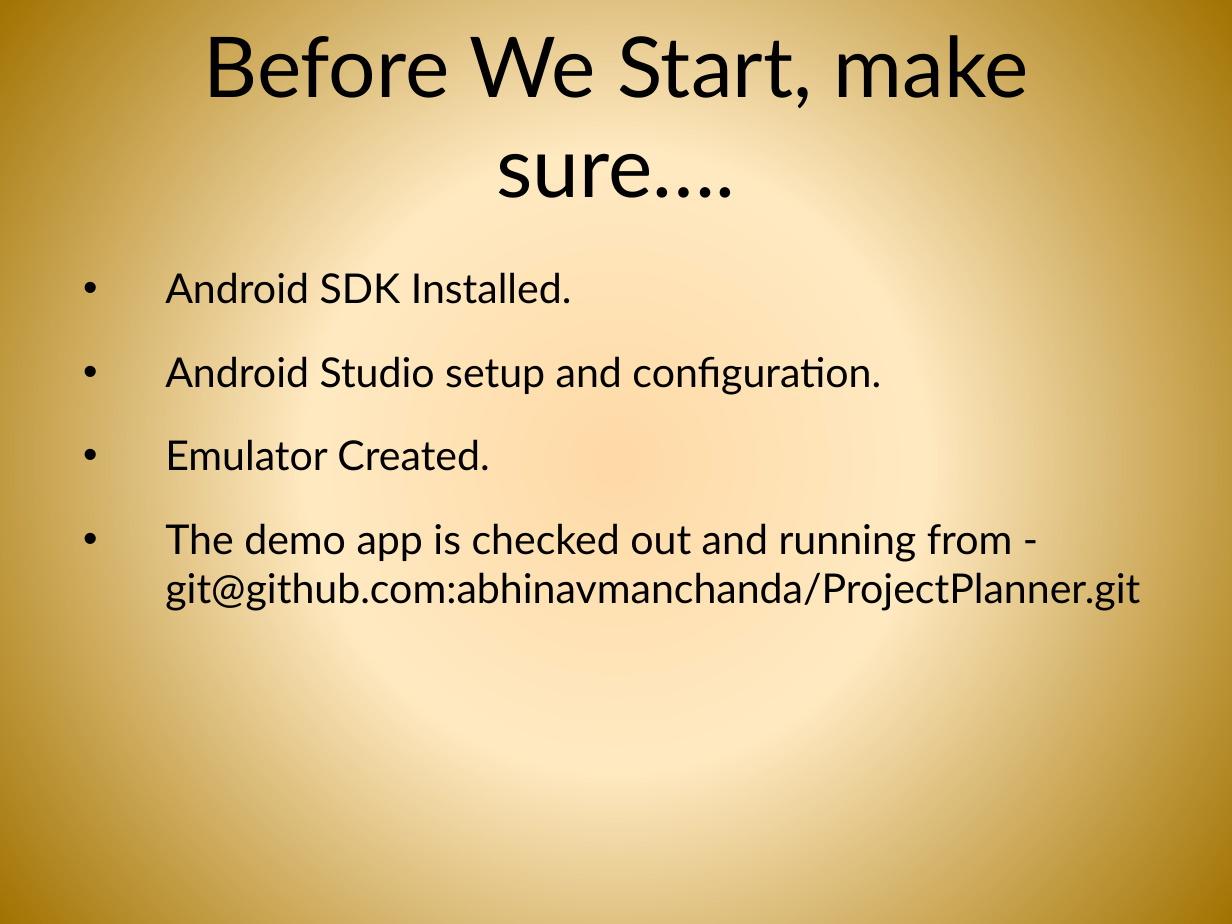
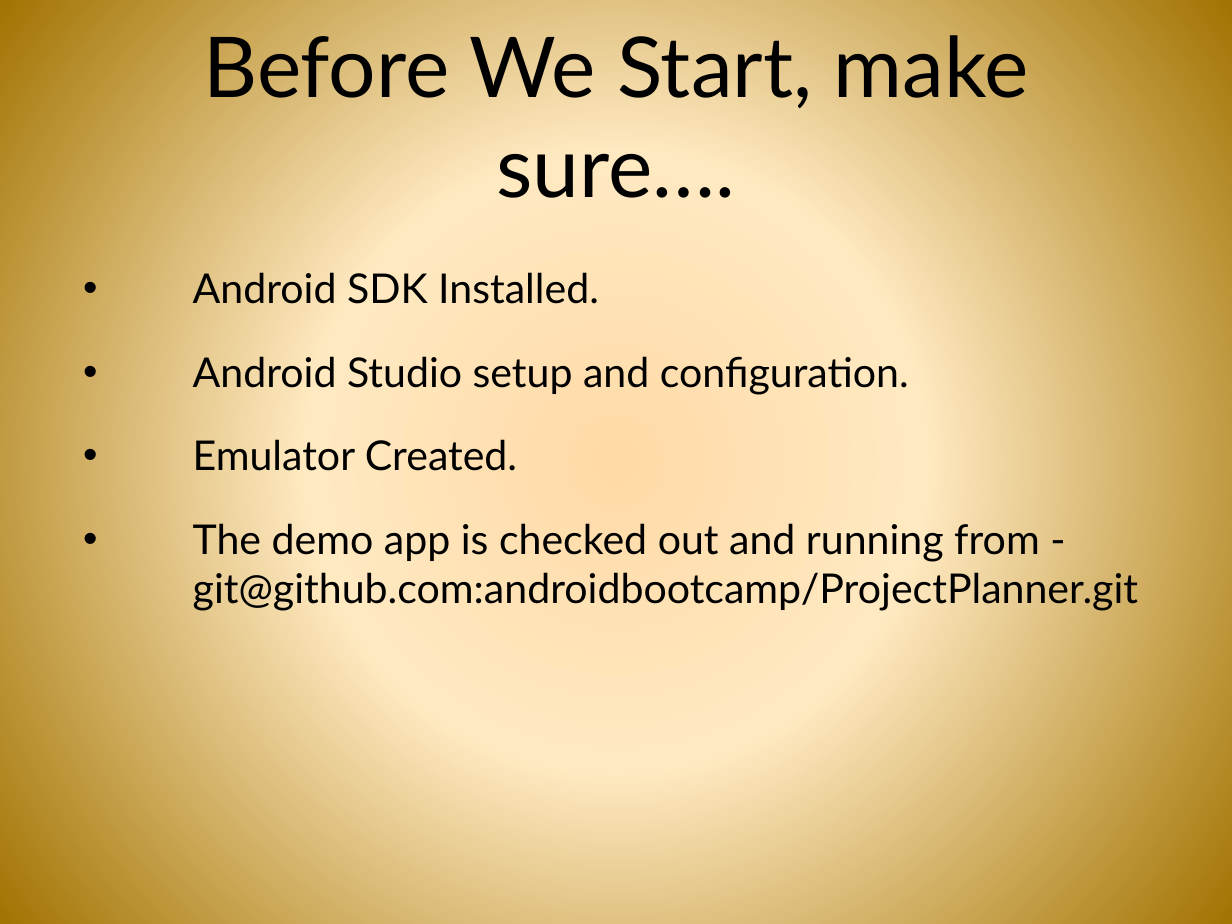
Before and after one commit to androidbootcamp/Course-Material, a slide deck: slide 2 of Day1/day_1.pptx. Drawn at 1232x924 pixels with LibreOffice and Linux fonts; fonts in the diff are those of the drawing; background and template pictures are left out. Boxes give left, top, right and bottom in pixels: in the first picture for what was removed or moved away, otherwise in the second. Text is boxed around its words. In the diff, an @@ line names an element or a change of style, - is before the commit and + after.

Commit message:
Abhinav: Updating presentations for day 1 and 2, adding (incomplete) instructions for day 4.

```diff
--- a/Day1/day_1.pptx
+++ b/Day1/day_1.pptx
@@ text at bbox=[193, 272, 909, 471]: indent changed @@
@@ text at bbox=[193, 523, 1138, 611]: text changed @@
-• The demo app is checked out and running from - git@github.com:abhinavmanchanda/ProjectPlanner.git
+• The demo app is checked out and running from - git@github.com:androidbootcamp/ProjectPlanner.git
```
Also in this commit, not shown: 8 other slides changed, 2 other files.
